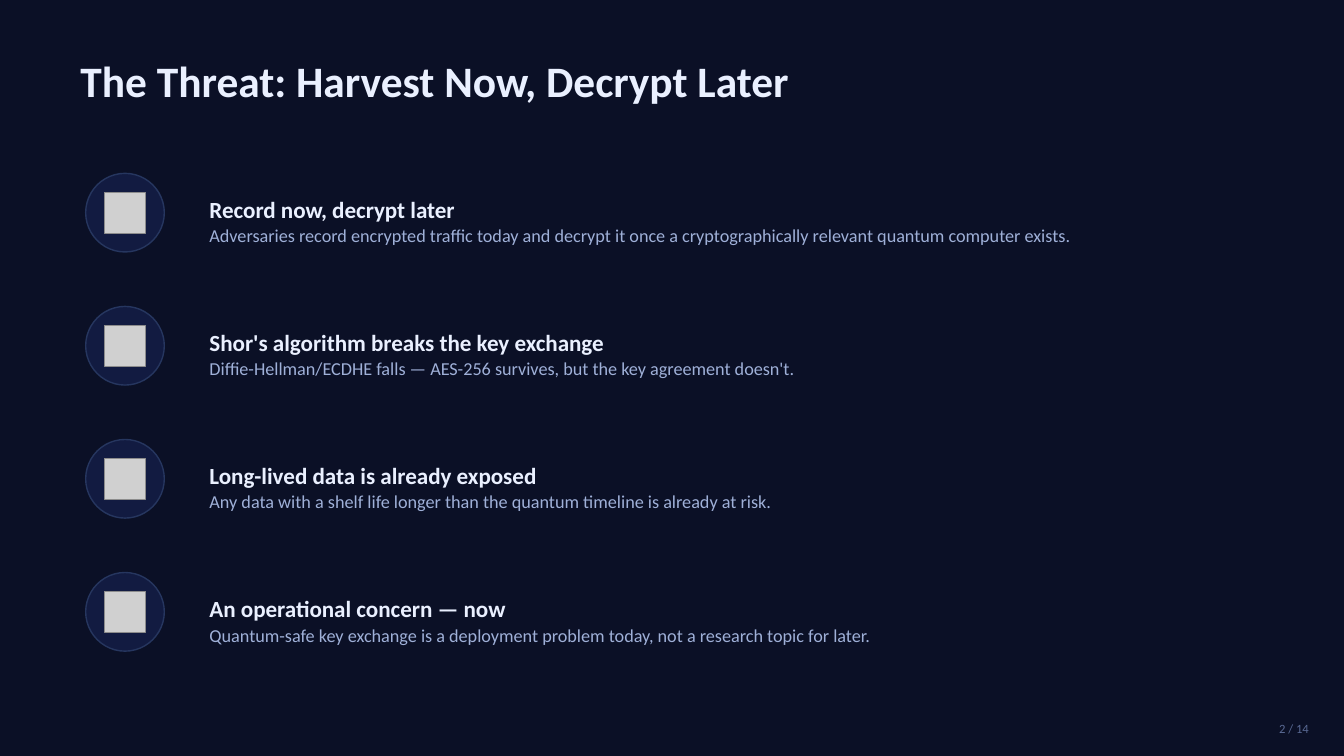
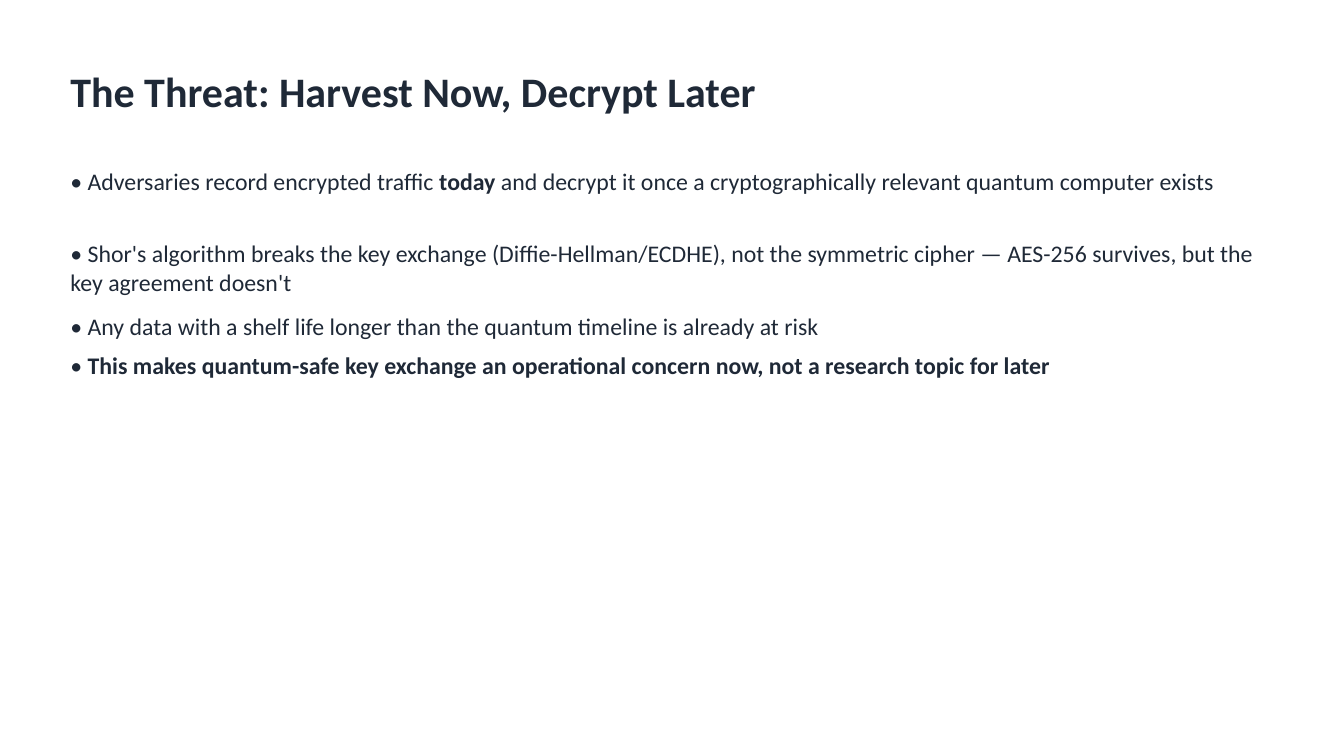
Before and after one commit to John-Jepsen/qkd-avantheir, a slide deck: slide 2 of DOCS/presentation/QKD_Capstone_Deck.pptx. Drawn at 1344x756 pixels with LibreOffice and Linux fonts; fonts in the diff are those of the drawing; grey boxes stand for pictures. Boxes give left, top, right and bottom in pixels: in the first picture for what was removed or moved away, otherwise in the second. Text is boxed around its words. In the diff, an @@ line names an element or a change of style, - is before the commit and + after.

```diff
--- a/DOCS/presentation/QKD_Capstone_Deck.pptx
+++ b/DOCS/presentation/QKD_Capstone_Deck.pptx
@@ background #0B1026 to #FFFFFF @@
@@ text "The Threat: Harvest Now, Decrypt ...": place and size @@
-text "The Threat: Harvest Now, Decrypt ..." at (80,66,788,104)
+text "The Threat: Harvest Now, Decrypt ..." at (70,77,755,114)
@@ text "The Threat: Harvest Now, Decrypt ..." at (70,77,755,114): size 31 to 30 pt, text colour #EAF0FF to #1F2937; vertical alignment middle to top @@
@@ ellipse removed at (86,173,164,252) @@
@@ text at (88,173,1214,194): text changed; size 13 to 17 pt; text colour #9FB0D8 to #1F2937 @@
-Record now, decrypt later
-Adversaries record encrypted traffic today and decrypt it once a cryptographically relevant quantum computer exists.
+• Adversaries record encrypted traffic today and decrypt it once a cryptographically relevant quantum computer exists
@@ picture removed at (105,193,146,234) @@
@@ text at (70,245,1252,295): text changed; size 13 to 17 pt; text colour #9FB0D8 to #1F2937 @@
-Shor's algorithm breaks the key exchange
-Diffie-Hellman/ECDHE falls — AES-256 survives, but the key agreement doesn't.
+• Shor's algorithm breaks the key exchange (Diffie-Hellman/ECDHE), not the symmetric cipher — AES-256 survives, but the key agreement doesn't
@@ vertical alignment middle to top in 3 elements at (88,173,1214,194), (70,245,1252,295), (88,318,818,339) @@
@@ ellipse removed at (86,307,164,385) @@
@@ text at (88,318,818,339): text changed; size 13 to 17 pt; text colour #9FB0D8 to #1F2937 @@
-Long-lived data is already exposed
-Any data with a shelf life longer than the quantum timeline is already at risk.
+• Any data with a shelf life longer than the quantum timeline is already at risk
@@ picture removed at (105,326,146,367) @@
@@ text added at (88,357,1050,378), 17 pt, text #1F2937, bold @@
+• This makes quantum-safe key exchange an operational concern now, not a research topic for later
@@ ellipse removed at (86,440,164,518) @@
@@ picture removed at (105,459,146,500) @@
@@ ellipse removed at (86,573,164,651) @@
@@ picture removed at (105,592,146,633) @@
@@ text removed at (209,600,870,645) @@
-An operational concern — now
-Quantum-safe key exchange is a deployment problem today, not a research topic for later.
@@ text removed at (1279,725,1309,733) @@
-2 / 14
```
Also in this commit, not shown: 13 other slides changed, 1 other file.
